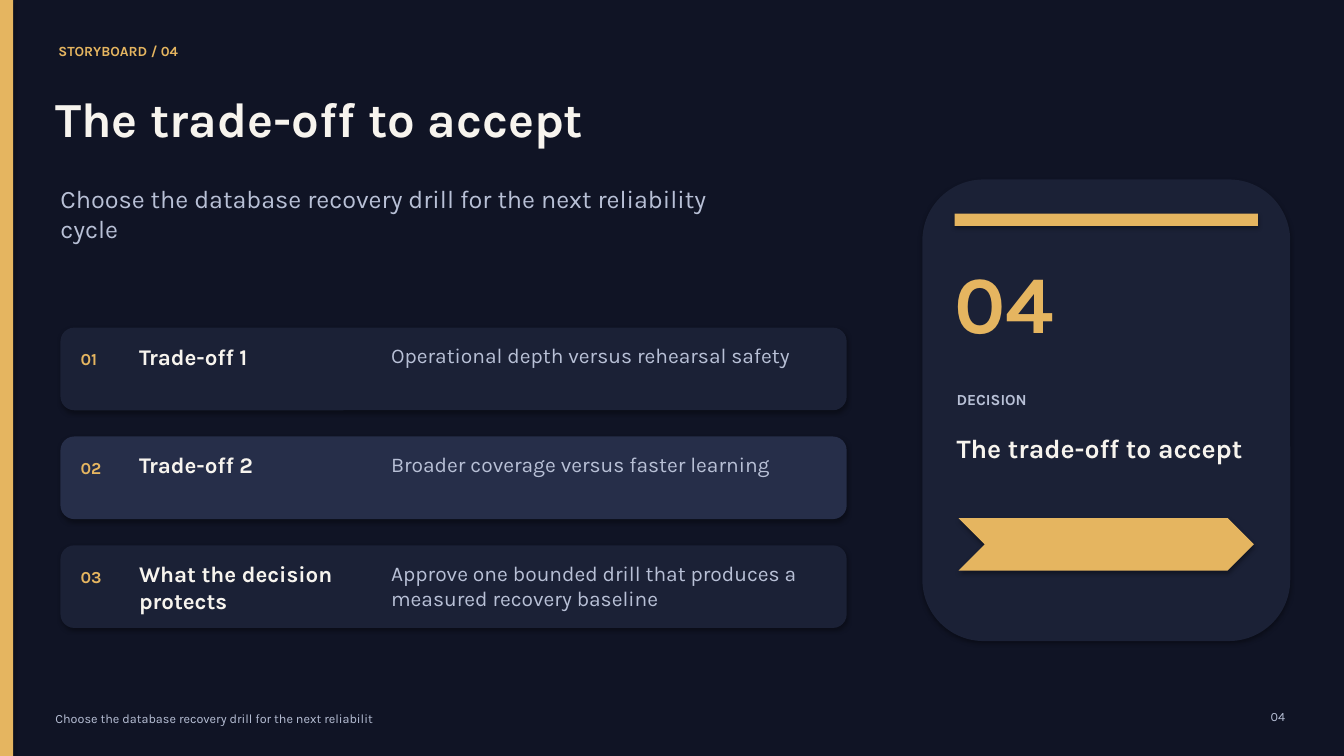
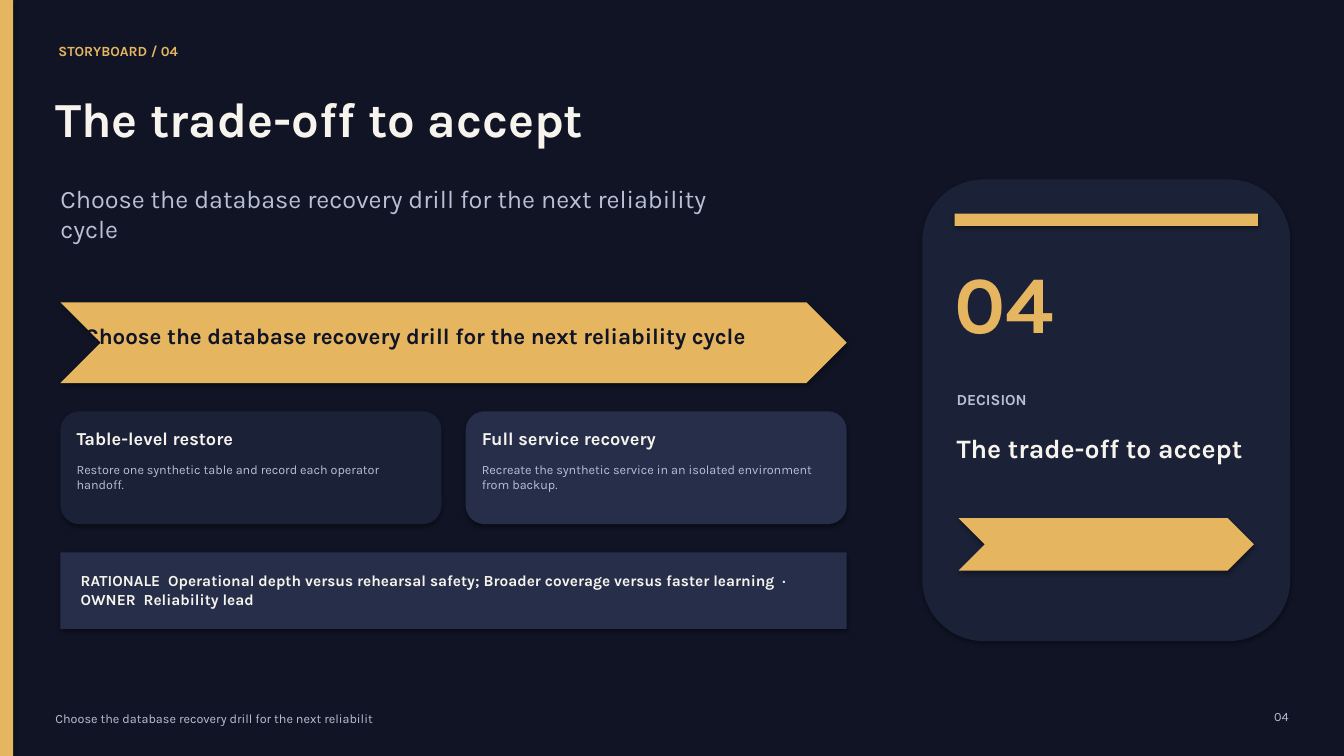
Before and after one commit to OthmaneBlial/Storyboard-Studio, a slide deck: slide 5 of gallery/recovery-drill/deck.pptx. Drawn at 1344x756 pixels with LibreOffice and Linux fonts; fonts in the diff are those of the drawing. Boxes give left, top, right and bottom in pixels: in the first picture for what was removed or moved away, otherwise in the second. Text is boxed around its words. In the diff, an @@ line names an element or a change of style, - is before the commit and + after.

```diff
--- a/gallery/recovery-drill/deck.pptx
+++ b/gallery/recovery-drill/deck.pptx
@@ chevron: place and size @@
-chevron at [60, 328, 847, 410]
+chevron at [60, 302, 847, 383]
@@ chevron at [60, 302, 847, 383]: rounded rectangle to chevron; fill #1B2136 to #E5B560 @@
@@ text added at [85, 327, 746, 351], 16 pt, text #101425, bold @@
+Choose the database recovery drill for the next reliability cycle
@@ text removed at [81, 354, 98, 365] @@
-01
@@ text removed at [139, 349, 247, 366] @@
-Trade-off 1
@@ text removed at [391, 348, 789, 368] @@
-Operational depth versus rehearsal safety
@@ rounded rectangle added at [60, 411, 442, 524], fill #1B2136 @@
@@ rounded rectangle: place and size @@
-rounded rectangle at [60, 437, 847, 519]
+rounded rectangle at [466, 411, 847, 524]
@@ text added at [77, 432, 234, 446], 13 pt, text #F7F4EE, bold @@
+Table-level restore
@@ text added at [482, 432, 656, 450], 13 pt, text #F7F4EE, bold @@
+Full service recovery
@@ text added at [77, 465, 379, 489], 9 pt, text #B8C0D6 @@
+Restore one synthetic table and record each operator handoff.
@@ text removed at [81, 463, 102, 474] @@
-02
@@ text removed at [139, 457, 253, 474] @@
-Trade-off 2
@@ text at [482, 465, 812, 492]: text changed; size 15 to 9 pt @@
-Broader coverage versus faster learning
+Recreate the synthetic service in an isolated environment from backup.
@@ rectangle: place and size @@
-rectangle at [60, 545, 847, 628]
+rectangle at [60, 553, 847, 629]
@@ rectangle at [60, 553, 847, 629]: rounded rectangle to rectangle; fill #1B2136 to #262E49 @@
@@ text removed at [139, 566, 332, 615] @@
-What the decision protects
@@ text removed at [391, 566, 797, 611] @@
-Approve one bounded drill that produces a measured recovery baseline
@@ text removed at [81, 572, 102, 583] @@
-03
@@ text added at [81, 575, 774, 609], 11 pt, text #F7F4EE, bold @@
+RATIONALE Operational depth versus rehearsal safety; Broader coverage versus faster learning · OWNER Reliability lead
```
Also in this commit, not shown: 4 other slides changed, 27 other files.
